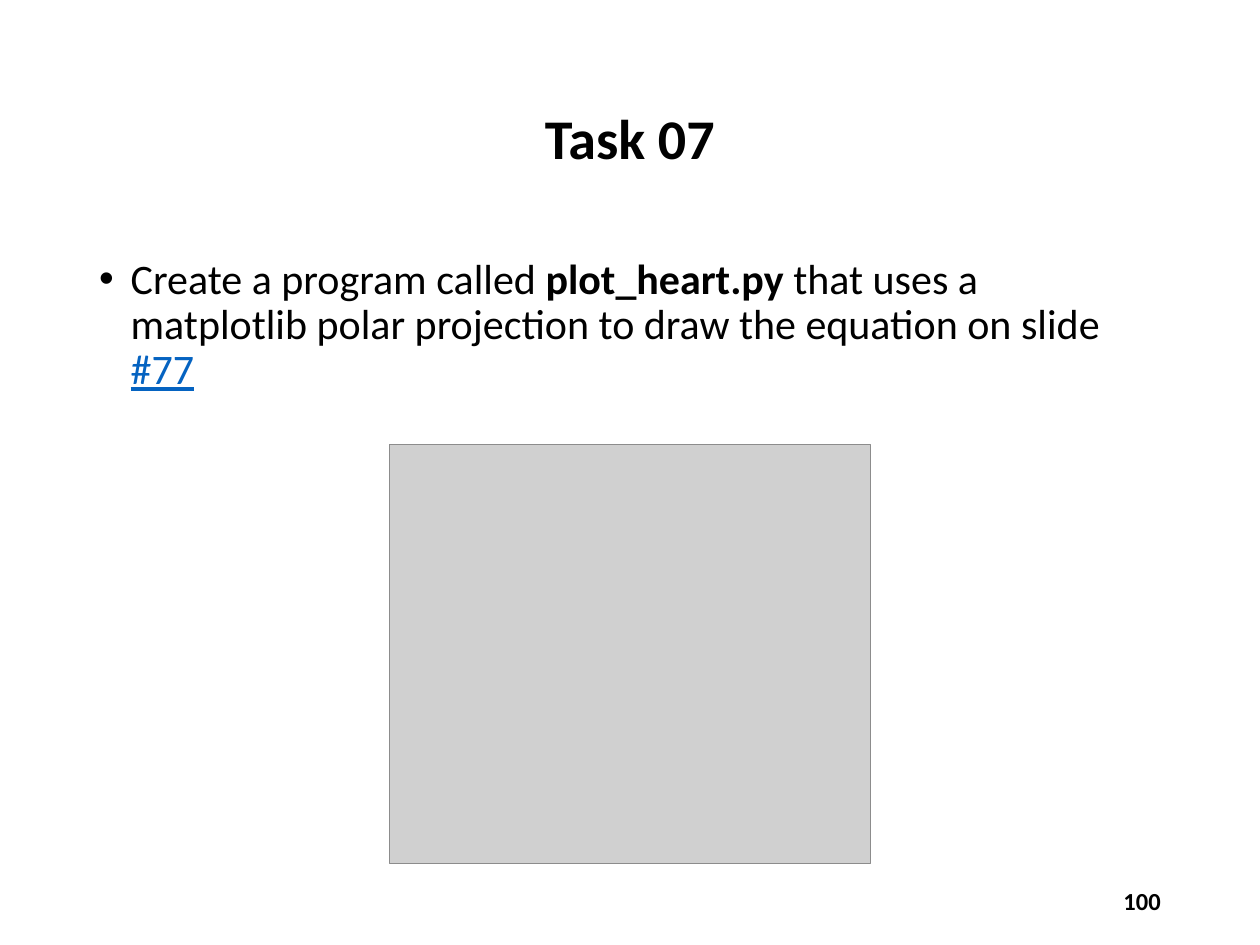
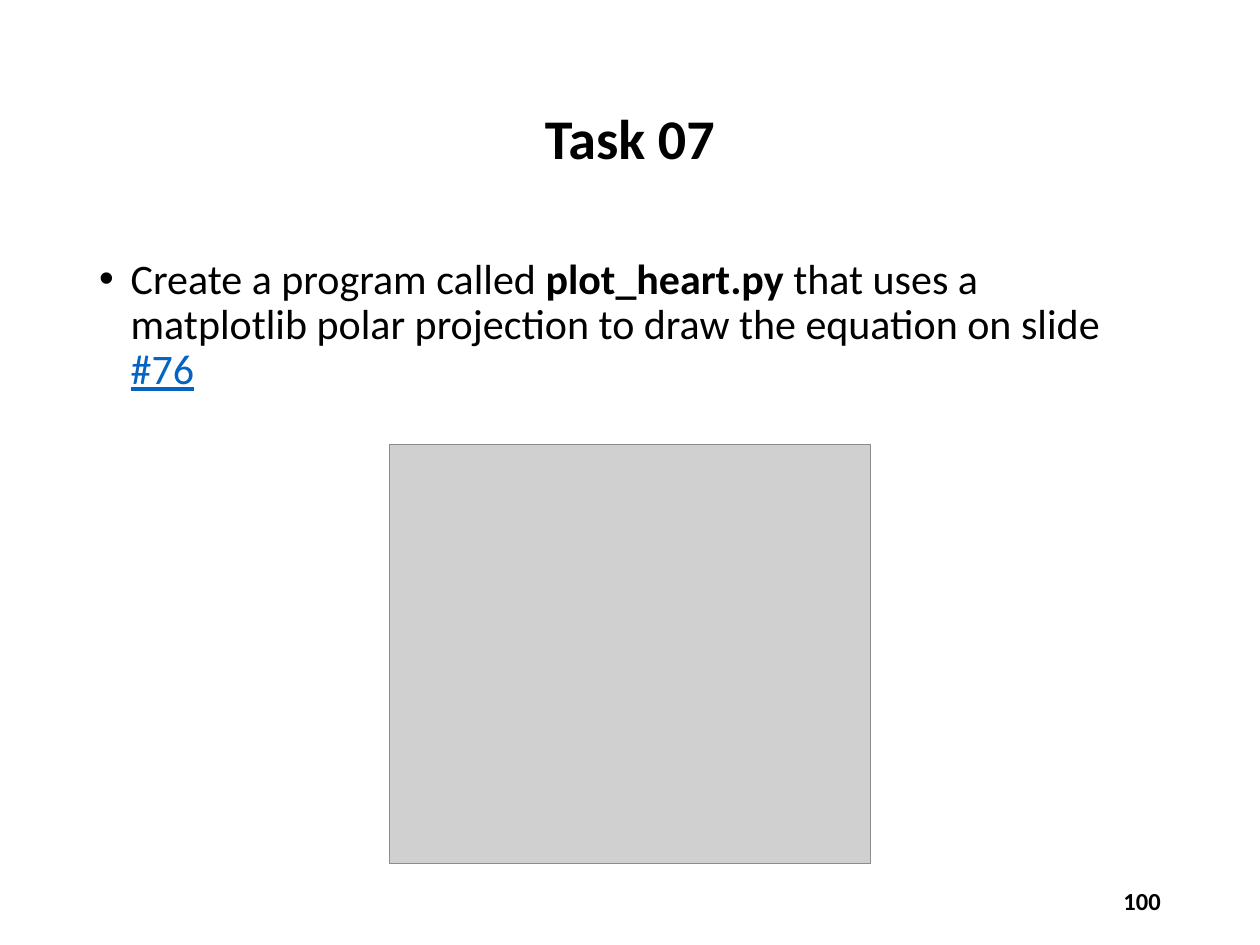
Before and after one commit to dbiersach/scicomp101, a slide deck: slide 100 of Session 07 - Trigonometry and Polar Graphs/Session 07 - Trigonometry and Polar Graphs.pptx. Drawn at 1260x945 pixels with LibreOffice and Linux fonts; fonts in the diff are those of the drawing; grey boxes stand for pictures. Boxes give left, top, right and bottom in pixels: in the first picture for what was removed or moved away, otherwise in the second. Text is boxed around its words. In the diff, an @@ line names an element or a change of style, - is before the commit and + after.

Commit message:
Update Task 07 slide

```diff
--- a/Session 07 - Trigonometry and Polar Graphs/Session 07 - Trigonometry and Polar Graphs.pptx
+++ b/Session 07 - Trigonometry and Polar Graphs/Session 07 - Trigonometry and Polar Graphs.pptx
@@ text at bbox=[131, 264, 1100, 391]: text changed @@
-• Create a program called plot_heart.py that uses a matplotlib polar projection to draw the equation on slide #77
+• Create a program called plot_heart.py that uses a matplotlib polar projection to draw the equation on slide #76
```
